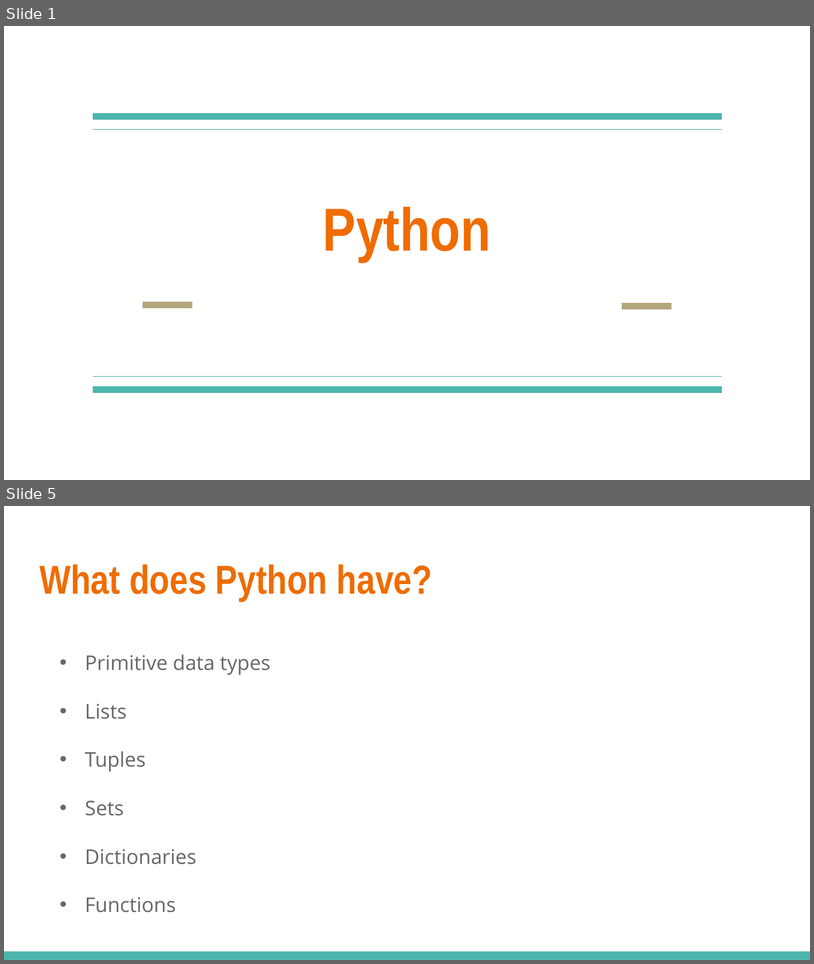
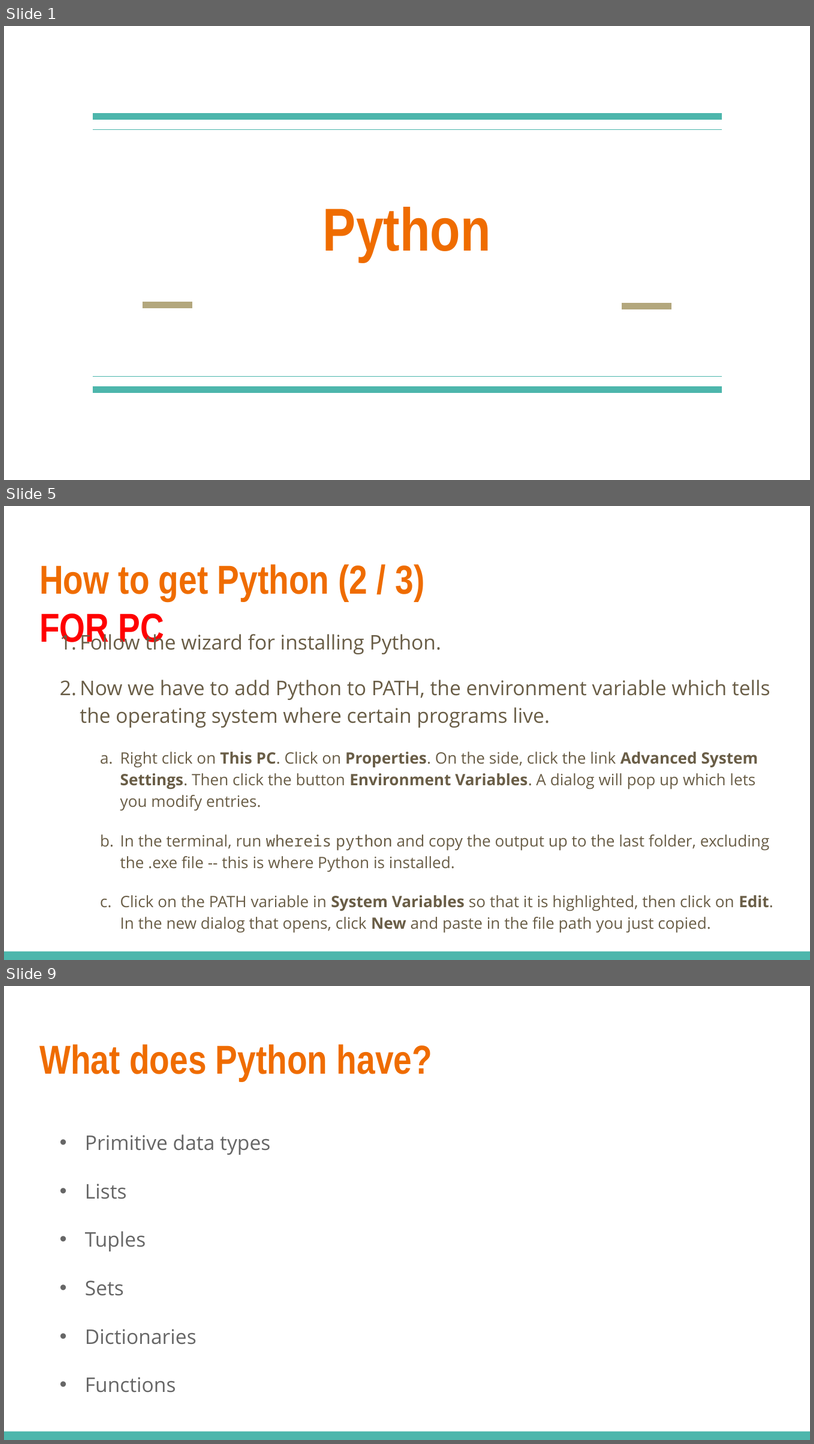
Before and after one commit to linkedin/high-school-trainee, a slide deck: Week_4/Lectures/4.1_Python.pptx. Shown one above the other, each under a label of ours: slides 1 and 5 before the commit, slides 1, 5 and 9 after it; the slides between them are not shown. The pictures are 814x964 and 814x1444 pixels, drawn with LibreOffice and Linux fonts; fonts in the diff are those of the drawing. Boxes give left, top, right and bottom in pixels: in the first picture for what was removed or moved away, otherwise in the second. Text is boxed around its words. In the diff, an @@ line names an element or a change of style, - is before the commit and + after.

```diff
--- a/Week_4/Lectures/4.1_Python.pptx
+++ b/Week_4/Lectures/4.1_Python.pptx
@@ slide 5 added at [4,506,810,960], background #FFFFFF; not listed: 1 template element that a slide beside it also shows @@
@@ title added at [39,564,425,649], 36 pt, text #EF6C00, bold @@
+How to get Python (2 / 3) FOR PC
@@ text added at [80,630,774,933], 14 pt, text #695D46 @@
+1. Follow the wizard for installing Python.
+2. Now we have to add Python to PATH, the environment variable which tells the operating system where certain programs live.
+  a. Right click on This PC. Click on Properties. On the side, click the link Advanced System Settings. Then click the button Environment Variables. A dialog will pop up which lets you modify entries.
+  b. In the terminal, run whereis python and copy the output up to the last folder, excluding the .exe file -- this is where Python is installed.
+  c. Click on the PATH variable in System Variables so that it is highlighted, then click on Edit. In the new dialog that opens, click New and paste in the file path you just copied.
@@ what was slide 5 is now slide 9 @@
```
Also in this commit, not shown: 5 slides changed, 3 other slides added, 5 other files.
